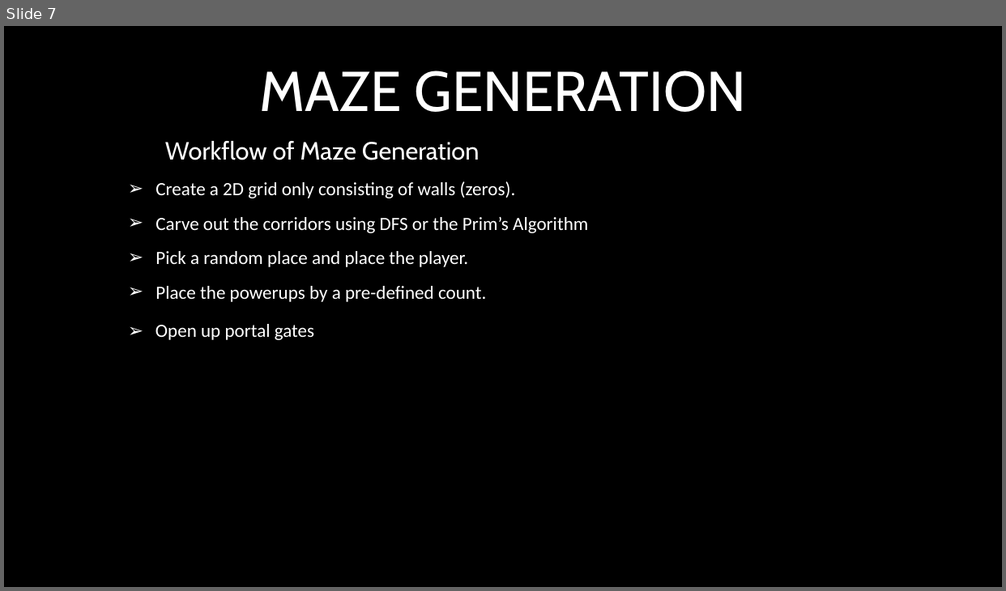
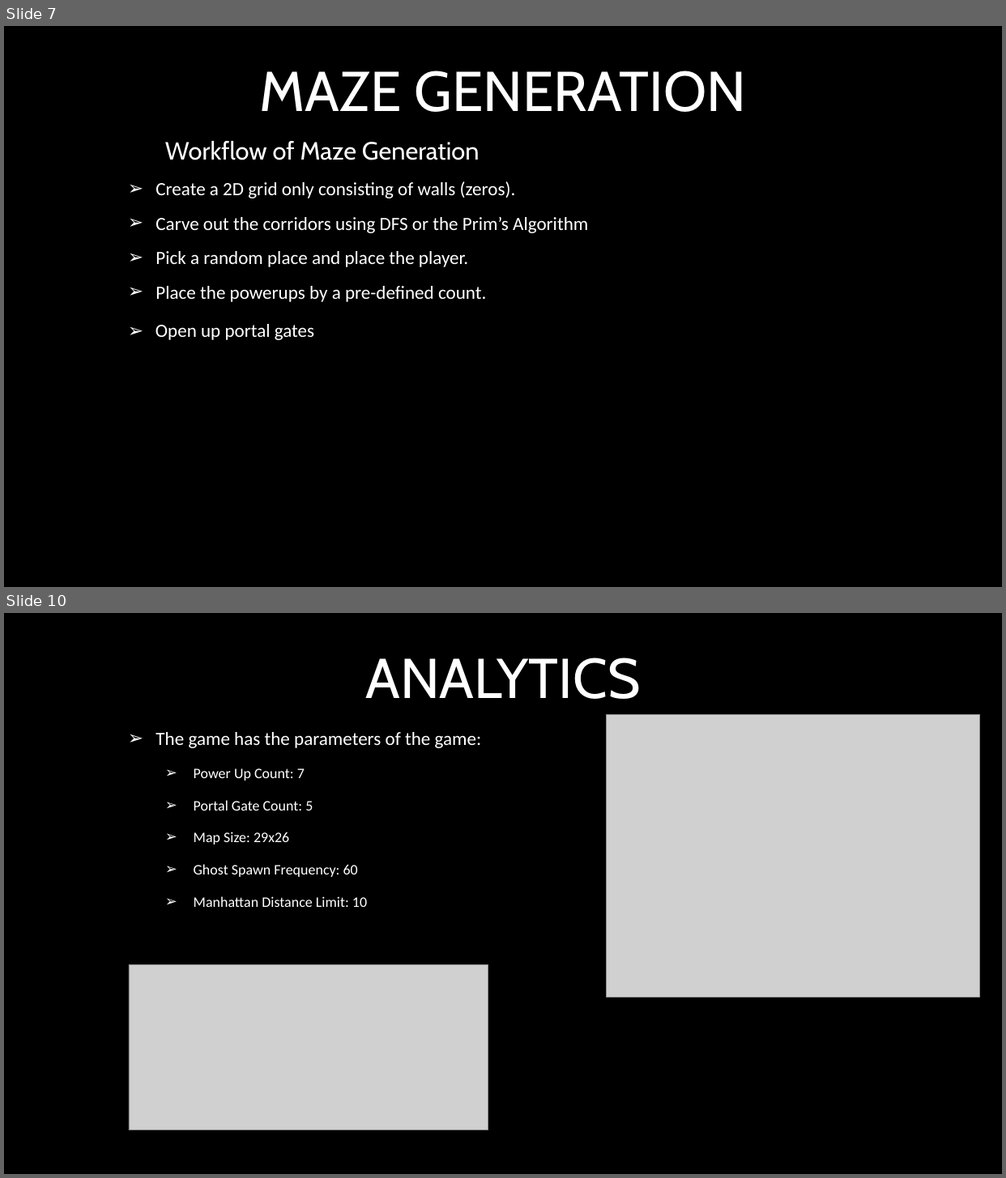
Before and after one commit to nbayana95/pacman, a slide deck: MMI513-TermProjectPresentation.pptx. Shown one above the other, each under a label of ours: slide 7 before the commit, slides 7 and 10 after it; the slides between them are not shown. The pictures are 1006x591 and 1006x1178 pixels, drawn with LibreOffice and Linux fonts; fonts in the diff are those of the drawing; grey boxes stand for pictures; background and template pictures are left out. Boxes give left, top, right and bottom in pixels: in the first picture for what was removed or moved away, otherwise in the second. Text is boxed around its words. In the diff, an @@ line names an element or a change of style, - is before the commit and + after.

```diff
--- a/MMI513-TermProjectPresentation.pptx
+++ b/MMI513-TermProjectPresentation.pptx
@@ slide 10 added at (x1=4, y1=613, x2=1002, y2=1174), background picture (left out) @@
@@ title added at (x1=365, y1=658, x2=640, y2=699), 54 pt, text #FFFFFF @@
+ANALYTICS
@@ subtitle added at (x1=155, y1=732, x2=482, y2=907), 14 pt, text #FFFFFF @@
+➢ The game has the parameters of the game:
+  ➢ Power Up Count: 7
+  ➢ Portal Gate Count: 5
+  ➢ Map Size: 29x26
+  ➢ Ghost Spawn Frequency: 60
+  ➢ Manhattan Distance Limit: 10
@@ picture added at (x1=607, y1=714, x2=980, y2=997) @@
@@ picture added at (x1=129, y1=965, x2=488, y2=1131) @@
```
Also in this commit, not shown: 3 slides changed, 1 slide removed, 6 other files.
